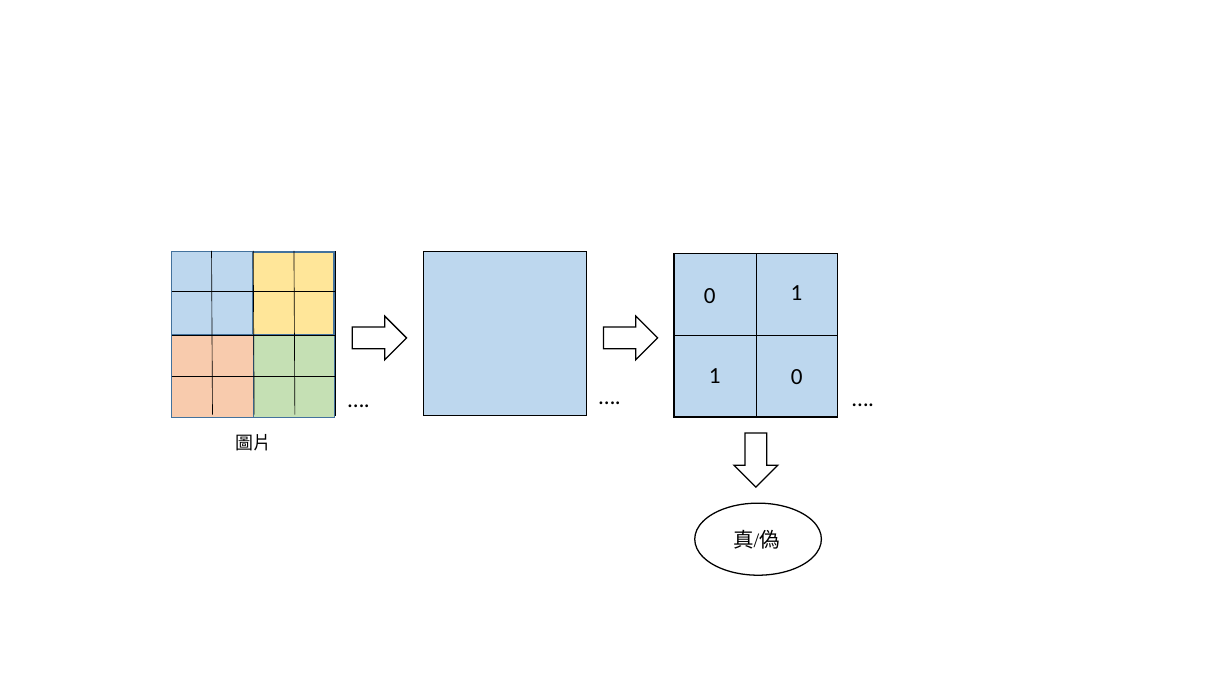
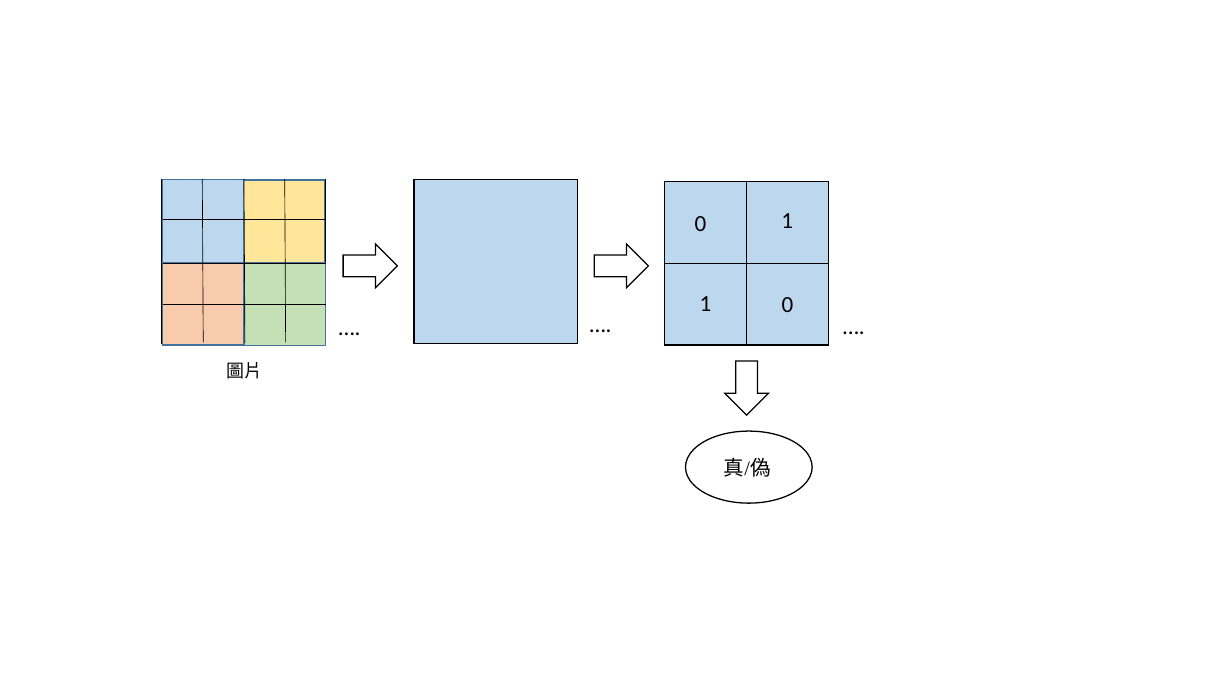
Before and after one commit to 10994015/paper, a slide deck: slide 6 of 論文/模型圖繪製.pptx. Drawn at 1232x693 pixels with LibreOffice and Linux fonts; fonts in the diff are those of the drawing. Boxes give left, top, right and bottom in pixels: in the first picture for what was removed or moved away, otherwise in the second. Text is boxed around its words. In the diff, an @@ line names an element or a change of style, - is before the commit and + after.

```diff
--- a/論文/模型圖繪製.pptx
+++ b/論文/模型圖繪製.pptx
@@ 2 rectangles, 1 right arrow: place and size @@
-2 rectangles, 1 right arrow at [172,335,778,487]
+2 rectangles, 1 right arrow at [163,262,769,415]
@@ 9 texts, 8 lines, 5 rectangles, 2 right arrows, 1 ellipse: place and size @@
-9 texts, 8 lines, 5 rectangles, 2 right arrows, 1 ellipse at [171,250,884,576]
+9 texts, 8 lines, 5 rectangles, 2 right arrows, 1 ellipse at [162,178,875,504]
```
Also in this commit, not shown: 3 other files.
